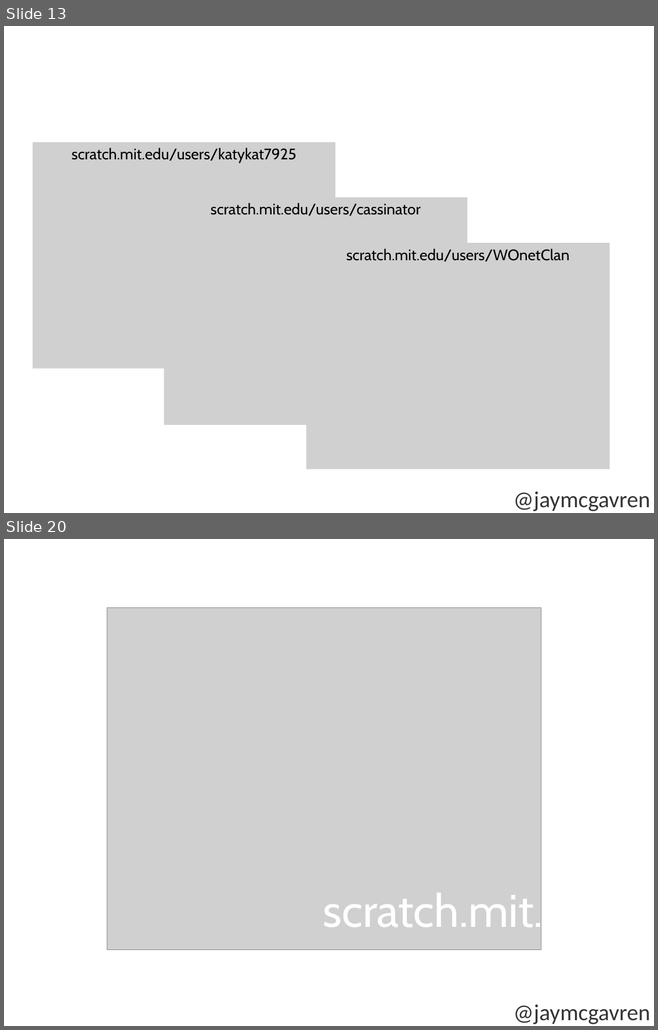
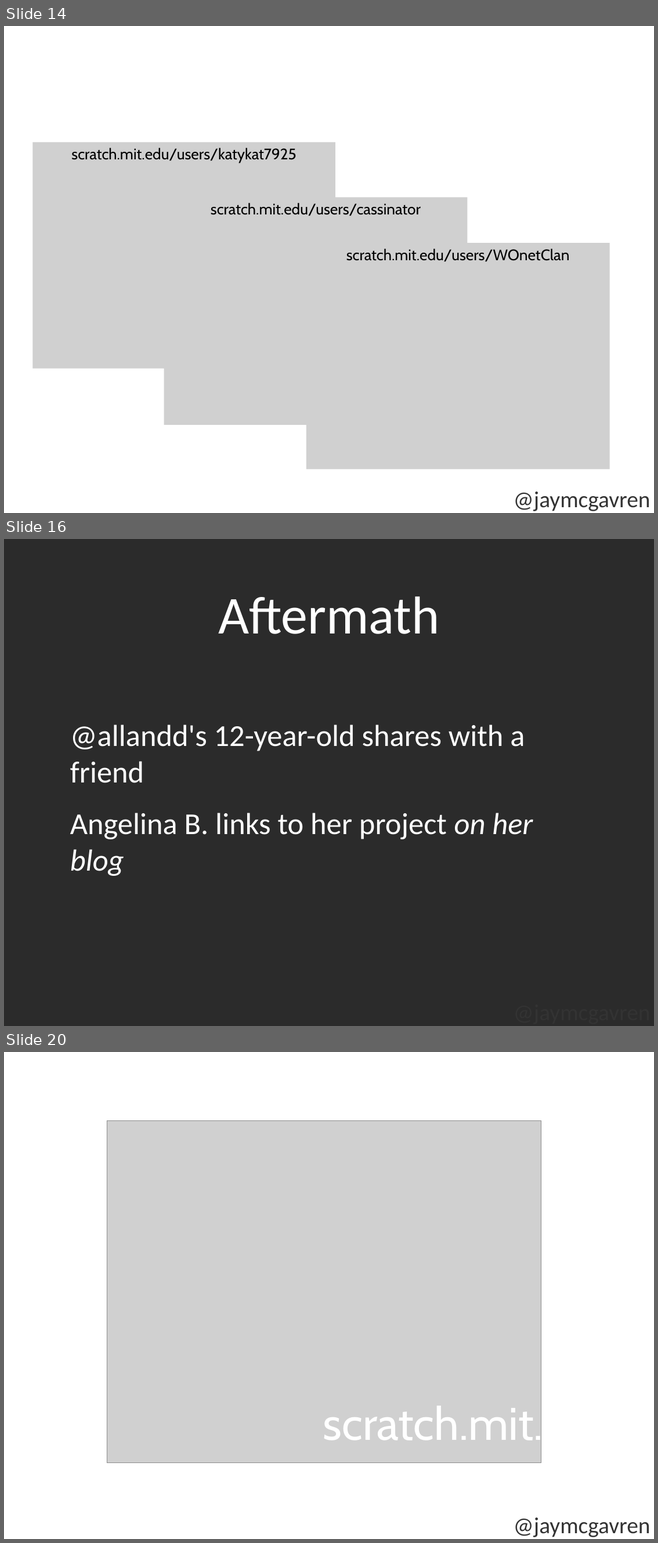
Before and after one commit to jaymcgavren/presentations, a slide deck: ignite_scratch/Ignite_Scratch.ppt. Shown one above the other, each under a label of ours: slides 13 and 20 before the commit, slides 14, 16 and 20 after it; the slides between them are not shown. The pictures are 658x1030 and 658x1543 pixels, drawn with LibreOffice and Linux fonts; fonts in the diff are those of the drawing; grey boxes stand for pictures; background and template pictures are left out; a plain dark background stands for a picture behind light text. Boxes give left, top, right and bottom in pixels: in the first picture for what was removed or moved away, otherwise in the second. Text is boxed around its words. In the diff, an @@ line names an element or a change of style, - is before the commit and + after.

```diff
--- a/ignite_scratch/Ignite_Scratch.ppt
+++ b/ignite_scratch/Ignite_Scratch.ppt
@@ slide 16 added at [4, 539, 654, 1026], background picture (left out); not listed: 1 template element that a slide beside it also shows @@
@@ text added at [218, 596, 440, 634], 84 pt, text #FFFFFF @@
+Aftermath
@@ text added at [70, 725, 532, 876], 48 pt, text #FFFFFF @@
+@allandd's 12-year-old shares with a friend
+Angelina B. links to her project on her blog
@@ what was slide 13 is now slide 14 @@
```
Also in this commit, not shown: 6 slides changed, 7 other slides added, 8 slides removed.
